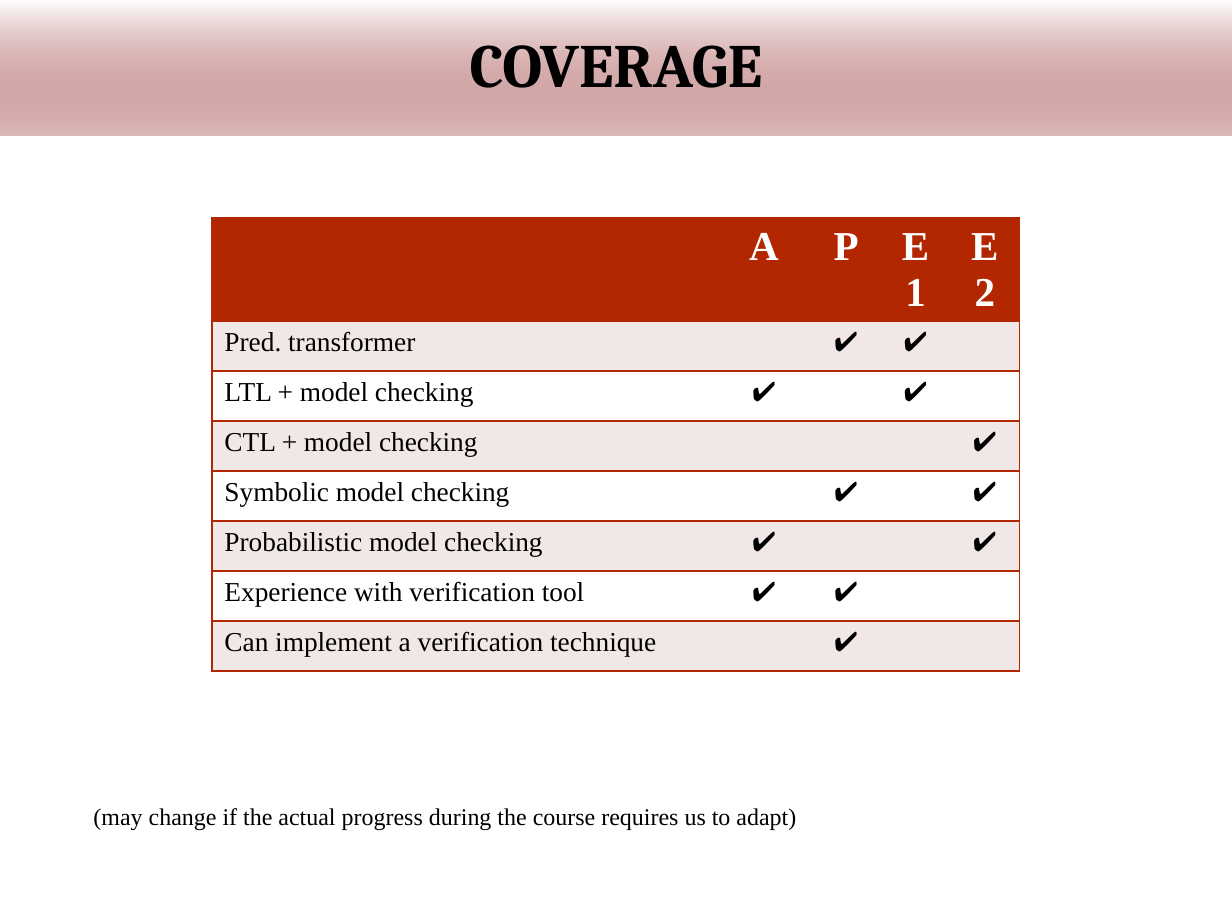
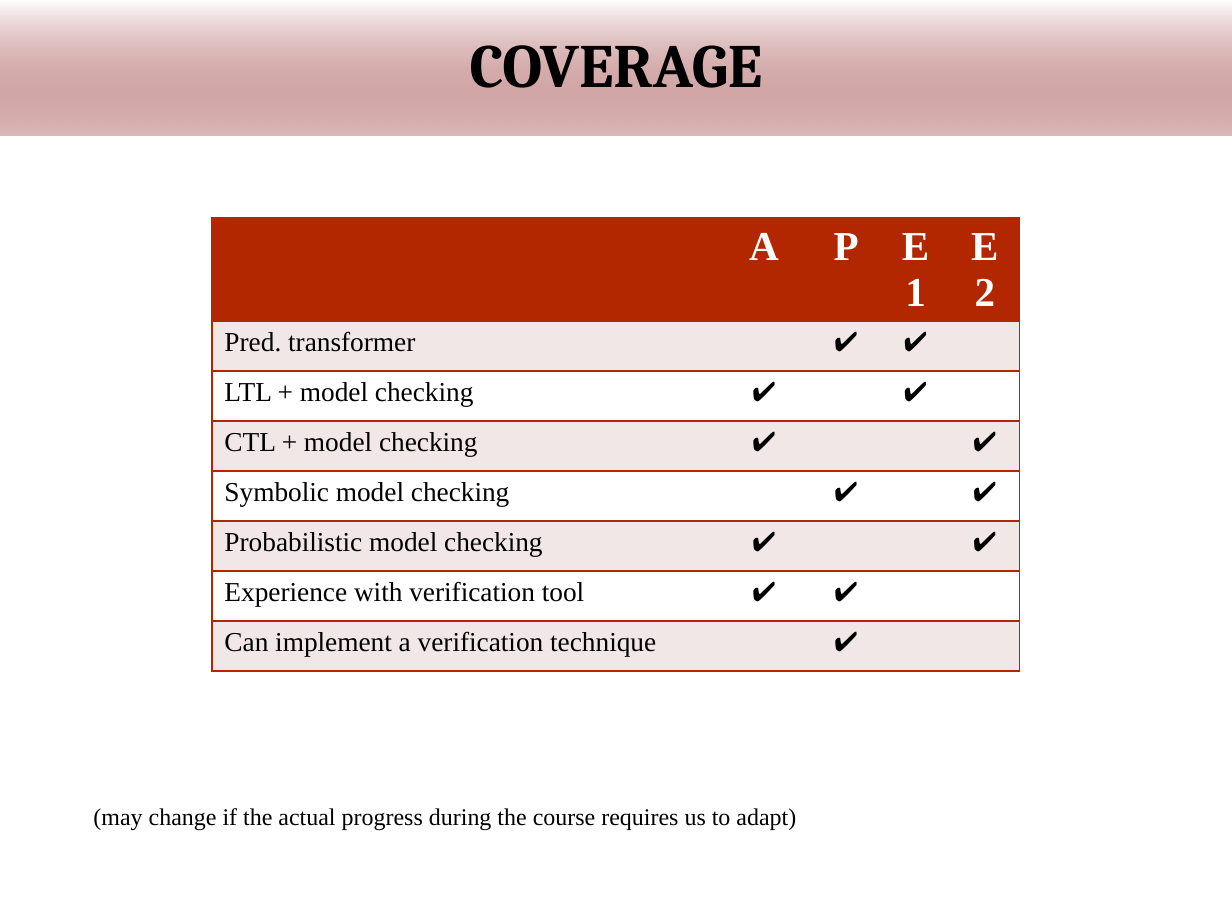
Before and after one commit to wooshrow/infopv, a slide deck: slide 13 of slides/PVadmin.pptx. Drawn at 1232x924 pixels with LibreOffice and Linux fonts; fonts in the diff are those of the drawing; background and template pictures are left out. Boxes give left, top, right and bottom in pixels: in the first picture for what was removed or moved away, otherwise in the second. Text is boxed around its words. In the diff, an @@ line names an element or a change of style, - is before the commit and + after.

```diff
--- a/slides/PVadmin.pptx
+++ b/slides/PVadmin.pptx
@@ table at [212, 218, 1020, 660] @@
-row 4, column 2: 
+row 4, column 2: ✔
```
Also in this commit, not shown: 2 other slides changed, 2 other files.
